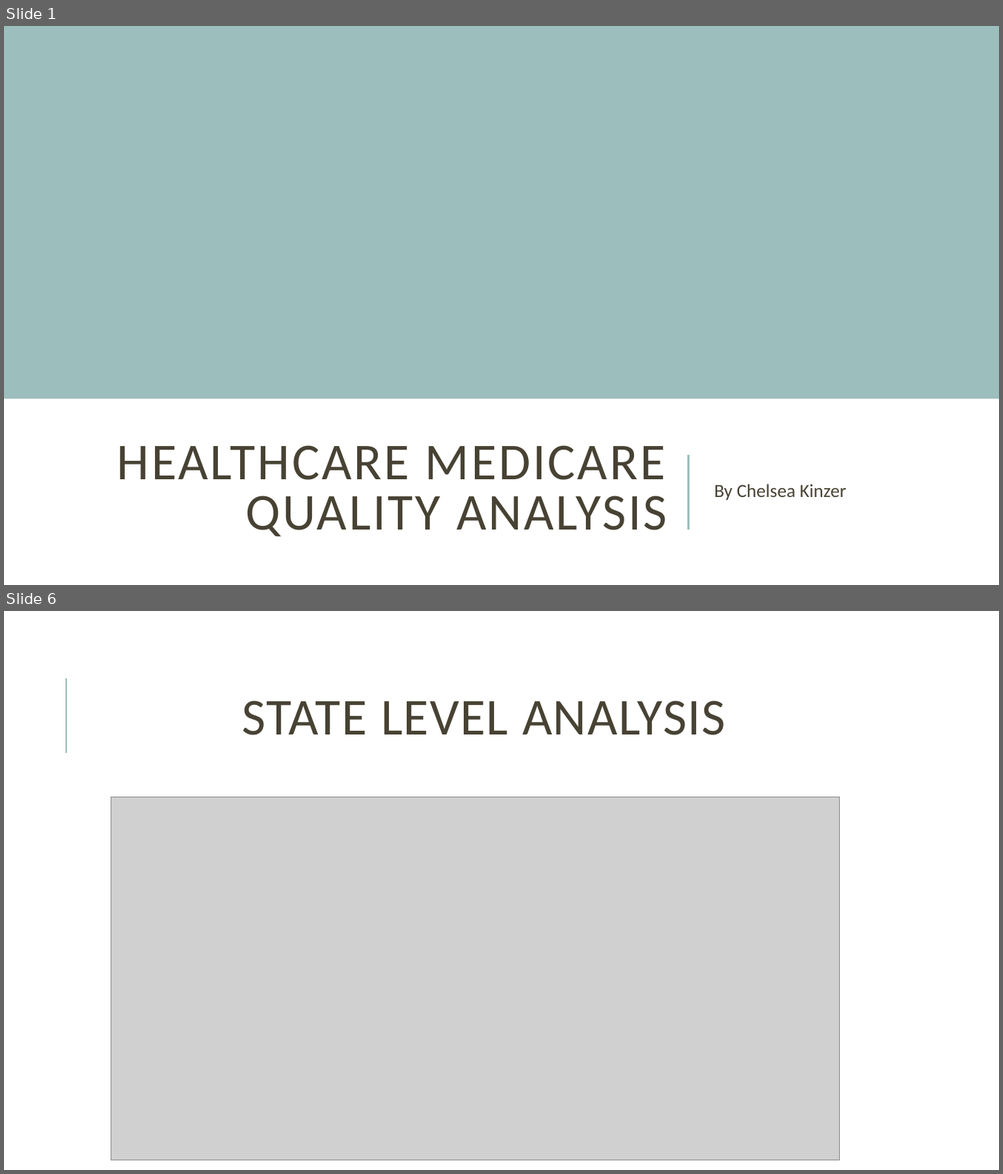
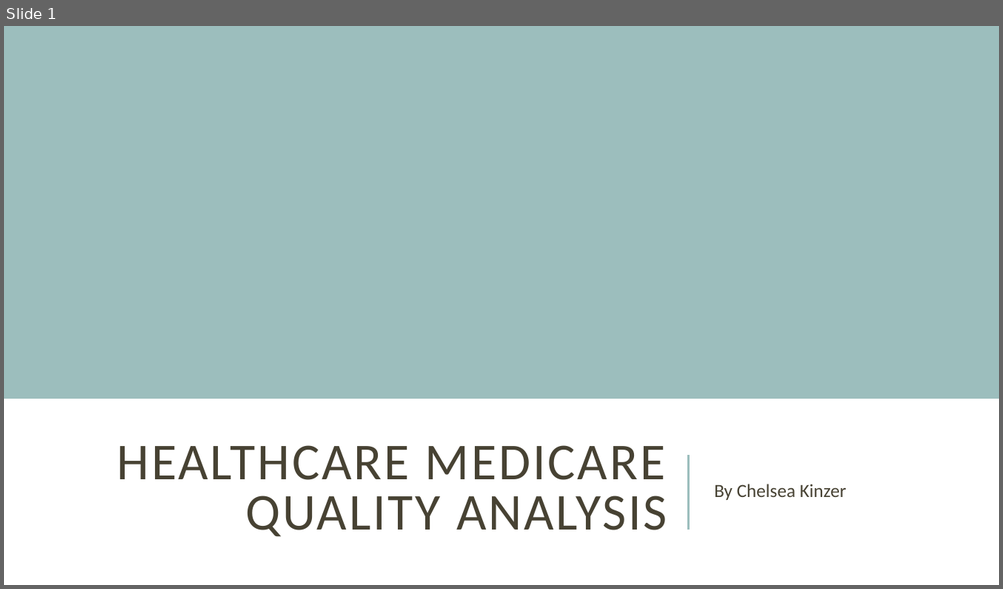
Before and after one commit to ckinzer05/healthcare-Readmission-nss-capstone-2019, a slide deck: Healthcare Medicare Quality Analysis.pptx. Shown one above the other, each under a label of ours: slides 1 and 6 before the commit, slide 1 after it; the slides between them are not shown. The pictures are 1003x1174 and 1003x589 pixels, drawn with LibreOffice and Linux fonts; fonts in the diff are those of the drawing; grey boxes stand for pictures. Boxes give left, top, right and bottom in pixels: in the first picture for what was removed or moved away, otherwise in the second. Text is boxed around its words. In the diff, an @@ line names an element or a change of style, - is before the commit and + after.

```diff
--- a/Healthcare Medicare Quality Analysis.pptx
+++ b/Healthcare Medicare Quality Analysis.pptx
@@ slide 6 removed at [4, 611, 999, 1170], background #FFFFFF @@
@@ line removed from (66, 753) to (66, 678) @@
@@ title removed at [242, 701, 726, 735] @@
-STATE LEVEL ANALYSIS
@@ picture removed at [111, 797, 839, 1160] @@
```
Also in this commit, not shown: 5 slides changed, 1 slide added, 4 other slides removed, 2 other files.
